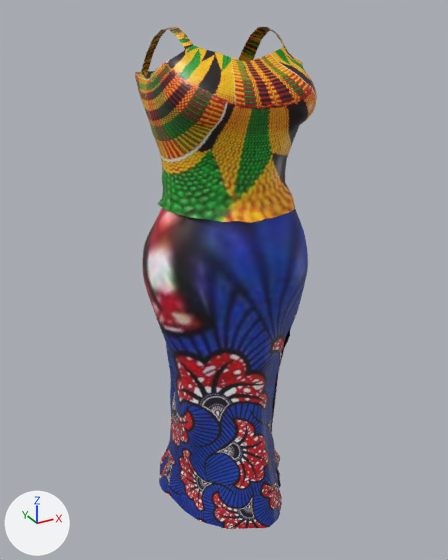
Renders of the glTF model src/Pages/Customize/Configurator/models/FemaleClothing/gown.glb from each side of a commit.
Rendered twice from a 50 mm lens placed at (-0.47, -0.87, 0.489), pointed at (0.016, 0.013, 0.048). Arrows for +X, +Y and +Z are at lower left; the lights stay in place.

Objects in the first picture: 'down', 'left_hand', 'right_hand', 'top'.
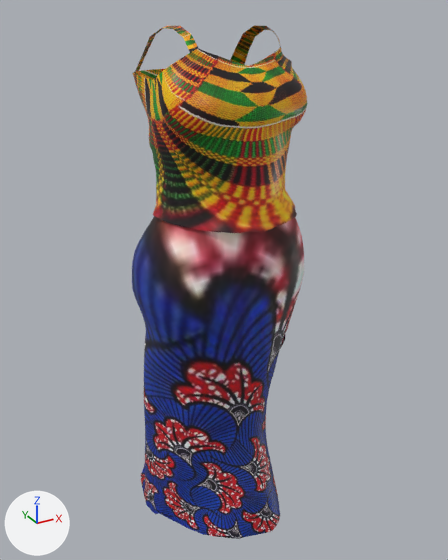
Changed parts and their boxes [x1, y1, x2, y2] in the pictures (448 x 560 px; the box of a moved part takes in the faces that stretch with it):
'down', reshaped: before [142, 208, 308, 529]; after [132, 217, 304, 539]
'top', reshaped: before [135, 45, 317, 223]; after [133, 46, 307, 233]
'right_hand', reshaped: before [239, 27, 287, 62]; after [230, 26, 280, 64]
'left_hand', reshaped (21% wider): before [141, 27, 193, 72]; after [135, 26, 198, 72]
part 1 of me_mesh_010, moved or reshaped: before [159, 458, 253, 529]; after [141, 473, 258, 537]
part 2 of me_mesh_010, surface changed: before [142, 208, 308, 529]; after [132, 217, 304, 539]
part 3 of me_mesh_011, moved or reshaped: before [149, 47, 288, 75]; after [140, 51, 282, 78]
part 4 of me_mesh_011, surface changed: before [135, 45, 317, 223]; after [133, 46, 307, 233]

The change, as a diff of the scene's bpy script:
```diff
--- a/src/Pages/Customize/Configurator/models/FemaleClothing/gown.glb.py
+++ b/src/Pages/Customize/Configurator/models/FemaleClothing/gown.glb.py
@@ me_mesh_010 @@
 # used by ob_down; location = (0.0, 0.0, 0.0)
-me_mesh_010.from_pydata(...)  # 5345 vertices, 10467 faces; spans x -0.132..0.146, y -0.173..0.129, z -0.374..0.237
+me_mesh_010.from_pydata(...)  # 5345 vertices, 10467 faces; spans x -0.144..0.153, y -0.132..0.185, z -0.423..0.227
+# me_mesh_010 part 1: 5345 of 5345 vertices moved; they spanned x -0.132..0.146, y -0.173..0.129, z -0.374..0.237 and now span x -0.144..0.153, y -0.132..0.185, z -0.423..0.227; mean shift (-0.006, 0.029, -0.034); largest move (0.123, 0.107, -0.369) -> (0.09, 0.183, -0.409)
+# me_mesh_010 part 2: 10455 kept faces spanning x -0.144..0.153, y -0.132..0.185, z -0.423..0.227 get new texture (UV) coordinates
 me_mesh_010.materials.append(mat_material_001)
@@ me_mesh_011 @@
 # used by ob_top; location = (0.0, 0.0, 0.0)
-me_mesh_011.from_pydata(...)  # 1087 vertices, 2073 faces; spans x -0.106..0.119, y -0.118..0.124, z 0.186..0.441
+me_mesh_011.from_pydata(...)  # 1087 vertices, 2073 faces; spans x -0.116..0.123, y -0.108..0.113, z 0.169..0.438
+# me_mesh_011 part 3: 1087 of 1087 vertices moved; they spanned x -0.106..0.119, y -0.118..0.124, z 0.186..0.441 and now span x -0.116..0.123, y -0.108..0.113, z 0.169..0.438; mean shift (-0.004, 0.004, -0.008); largest move (0.095, -0.08, 0.194) -> (0.117, -0.05, 0.175)
+# me_mesh_011 part 4: 2052 kept faces spanning x -0.116..0.123, y -0.108..0.113, z 0.169..0.438 get new texture (UV) coordinates
 me_mesh_011.materials.append(mat_material)
@@ me_mesh_002 @@
 # used by ob_left_hand; location = (0.0, 0.0, 0.0)
-me_mesh_002.from_pydata(...)  # 49 vertices, 72 faces; spans x -0.08..-0.059, y -0.038..0.124, z 0.393..0.463
+me_mesh_002.from_pydata(...)  # 49 vertices, 72 faces; spans x -0.1..-0.062, y -0.061..0.105, z 0.396..0.465
+# me_mesh_002 part 5: the whole mesh is rebuilt
 me_mesh_002.materials.append(mat_material)
@@ me_mesh_003 @@
 # used by ob_right_hand; location = (0.0, 0.0, 0.0)
-me_mesh_003.from_pydata(...)  # 49 vertices, 72 faces; spans x 0.069..0.096, y -0.069..0.086, z 0.394..0.463
+me_mesh_003.from_pydata(...)  # 49 vertices, 72 faces; spans x 0.068..0.096, y -0.054..0.103, z 0.398..0.464
+# me_mesh_003 part 6: 49 of 49 vertices moved; they spanned x 0.069..0.096, y -0.069..0.086, z 0.394..0.463 and now span x 0.068..0.096, y -0.054..0.103, z 0.398..0.464; mean shift (0.001, 0.015, 0.002); largest move (0.096, 0.068, 0.394) -> (0.096, 0.09, 0.398)
 me_mesh_003.materials.append(mat_material)
```
